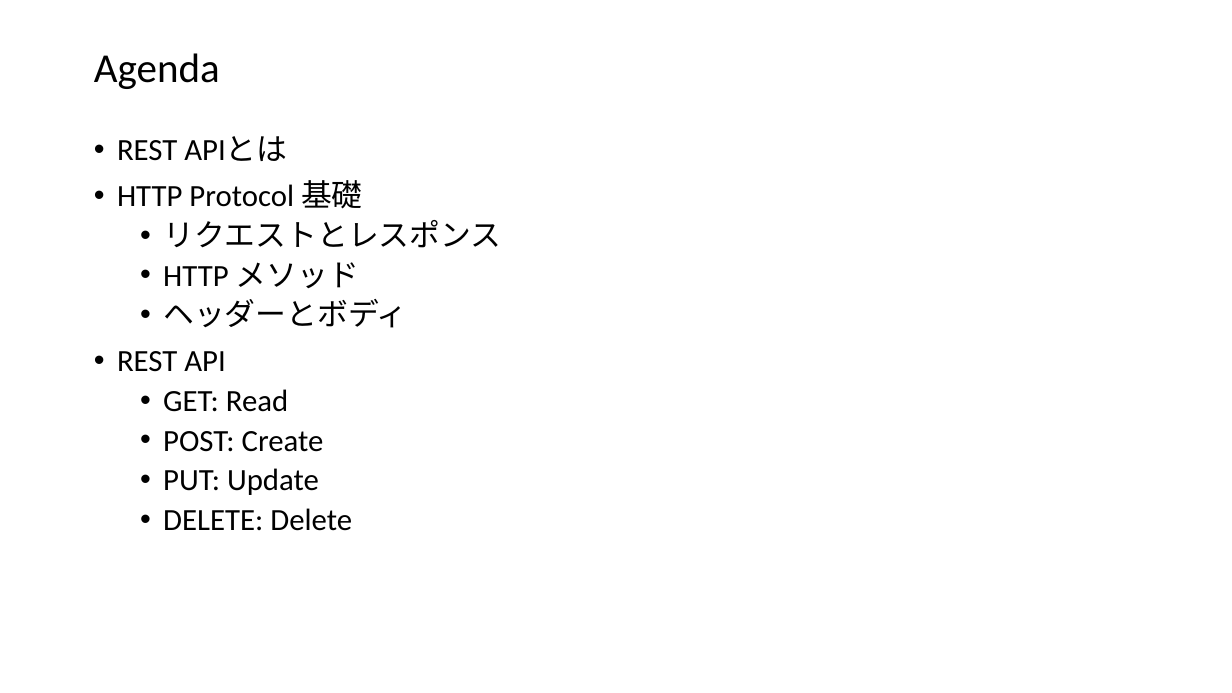
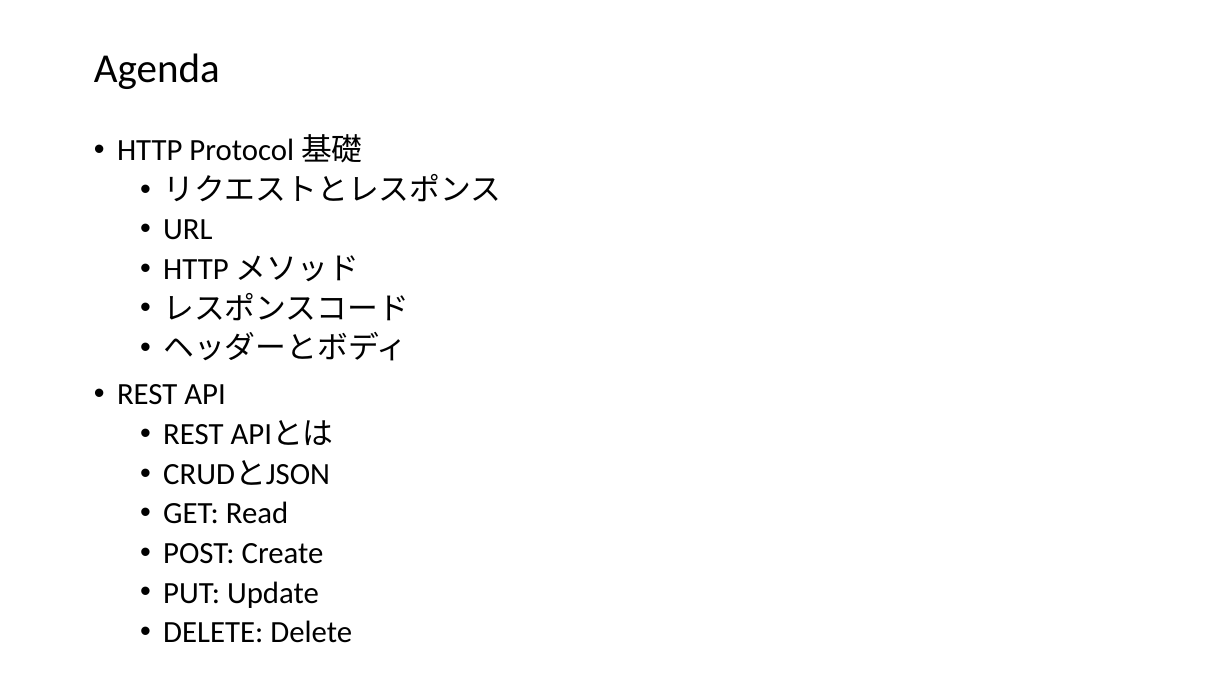
Before and after one commit to yuichi110/nutanix_restapi_bootcamp, a slide deck: slide 2 of lesson01.pptx. Drawn at 1232x693 pixels with LibreOffice and Linux fonts; fonts in the diff are those of the drawing. Boxes give left, top, right and bottom in pixels: in the first picture for what was removed or moved away, otherwise in the second. Text is boxed around its words. In the diff, an @@ line names an element or a change of style, - is before the commit and + after.

```diff
--- a/lesson01.pptx
+++ b/lesson01.pptx
@@ text at box(117, 136, 287, 161): paragraph removed @@
-• REST APIとは
@@ text at box(163, 219, 212, 240): paragraph added @@
+  • URL
@@ text at box(163, 293, 409, 321): paragraph added @@
+  • レスポンスコード
@@ text at box(163, 420, 334, 485): paragraphs added @@
+  • REST APIとは
+  • CRUDとJSON
```
Also in this commit, not shown: 6 other files.
